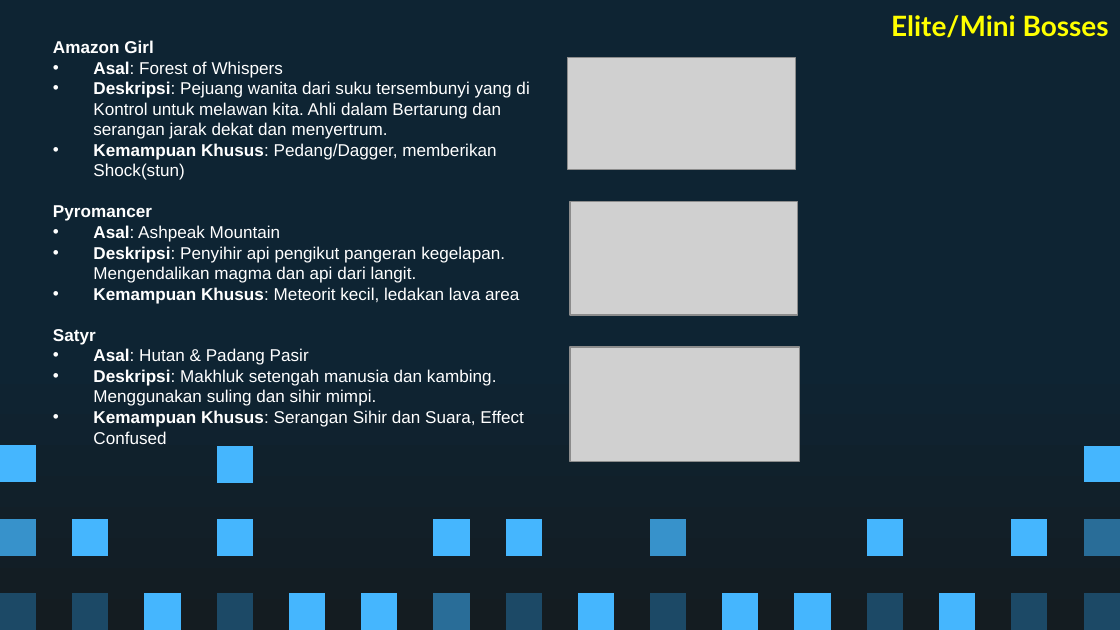
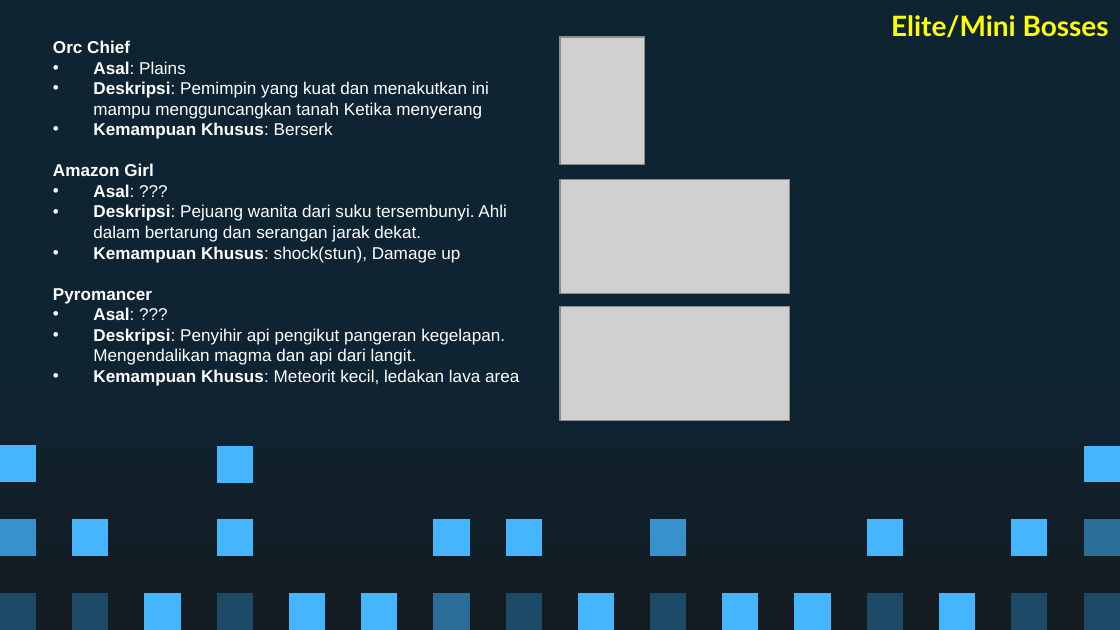
Before and after one commit to Ricardhad/gameProgProject, a slide deck: slide 19 of Super Pixel Vintage Gaming by Slidesgo.pptx (slide 18 before the commit). Drawn at 1120x630 pixels with LibreOffice and Linux fonts; fonts in the diff are those of the drawing; grey boxes stand for pictures. Boxes give left, top, right and bottom in pixels: in the first picture for what was removed or moved away, otherwise in the second. Text is boxed around its words. In the diff, an @@ line names an element or a change of style, - is before the commit and + after.

Commit message:
gg

```diff
--- a/Super Pixel Vintage Gaming by Slidesgo.pptx
+++ b/Super Pixel Vintage Gaming by Slidesgo.pptx
@@ subtitle at (x1=53, y1=40, x2=489, y2=139): paragraphs added @@
+Orc Chief
+• Asal: Plains
+• Deskripsi: Pemimpin yang kuat dan menakutkan ini mampu mengguncangkan tanah Ketika menyerang
+• Kemampuan Khusus: Berserk
@@ picture added at (x1=560, y1=37, x2=644, y2=165) @@
@@ picture moved from (x1=568, y1=57, x2=795, y2=169) to (x1=560, y1=179, x2=790, y2=293) @@
@@ subtitle at (x1=93, y1=184, x2=507, y2=263): text changed @@
-• Asal: Forest of Whispers
-• Deskripsi: Pejuang wanita dari suku tersembunyi yang di Kontrol untuk melawan kita. Ahli dalam Bertarung dan serangan jarak dekat dan menyertrum.
-• Kemampuan Khusus: Pedang/Dagger, memberikan Shock(stun)
+• Asal: ???
+• Deskripsi: Pejuang wanita dari suku tersembunyi. Ahli dalam bertarung dan serangan jarak dekat.
+• Kemampuan Khusus: shock(stun), Damage up
@@ subtitle at (x1=53, y1=329, x2=524, y2=427): paragraphs removed @@
-Satyr
-• Asal: Hutan & Padang Pasir
-• Deskripsi: Makhluk setengah manusia dan kambing. Menggunakan suling dan sihir mimpi.
-• Kemampuan Khusus: Serangan Sihir dan Suara, Effect Confused
@@ subtitle at (x1=93, y1=307, x2=134, y2=320): text changed; bold on @@
-• Asal: Ashpeak Mountain
+• Asal: ???
@@ picture moved from (x1=570, y1=202, x2=797, y2=315) to (x1=560, y1=306, x2=790, y2=420) @@
@@ picture removed at (x1=570, y1=347, x2=800, y2=461) @@
```
Also in this commit, not shown: 9 other slides changed, 1 slide added.
